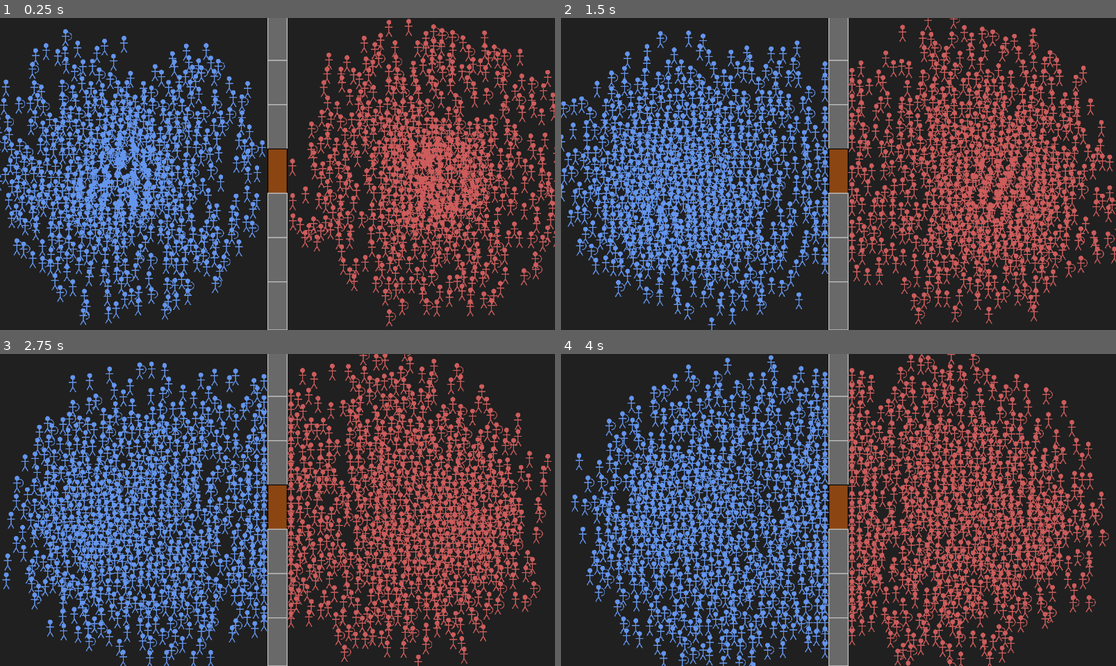
Above: before the commit, frames 1-4 (two rows, left to right).
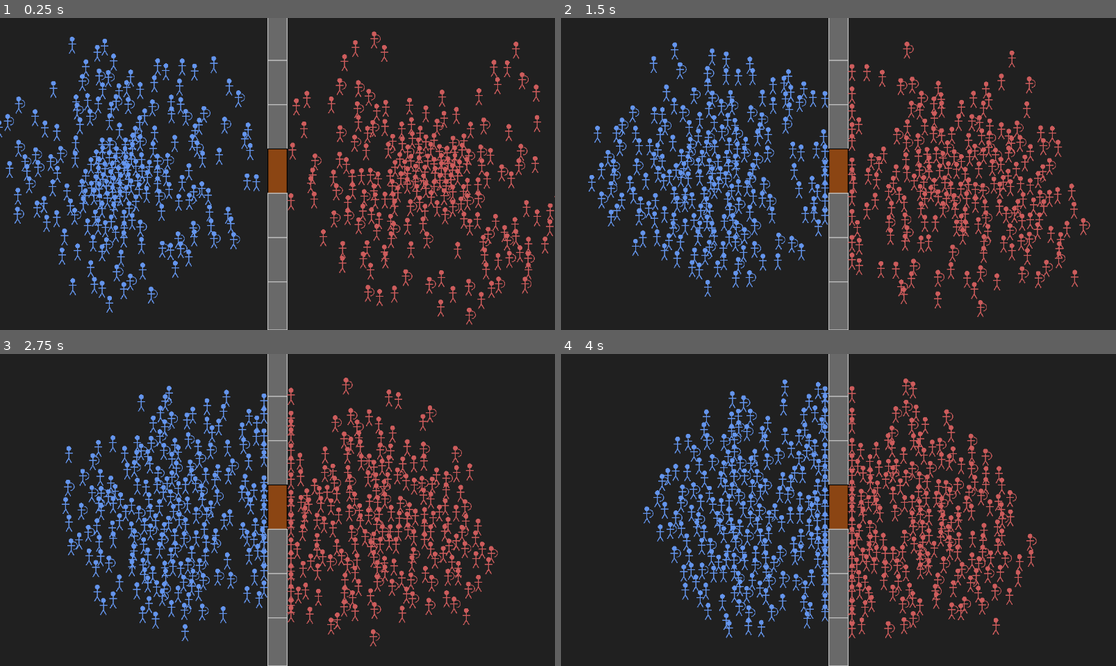
Above: after the commit, the same moments.

Repository: iss0wind-art/1st_game
Game: Godot game, scene res://scenes/Main.tscn
The game is run twice, just before and just after one commit, with the same random seed, the same clock (stepped at 60 frames per second) and the same inputs.
Inputs:
- Up to frame 1 (0.25 s): no input
- Up to frame 2 (1.5 s): no input
- Up to frame 3 (2.75 s): no input
- Up to frame 4 (4 s): no input

The runs differ from the first frame. In frame 1, 32% of the frame differs, in the area x 0-100%, y 0-99%; in frame 2, 36%; in frame 3, 37%, in the area x 0-100%, y 0-100%; in frame 4, 37%.

Commit message:
chore: scale down unit count to 200:200 for stability

Diff:
--- a/새-게임-프로젝트/scenes/Main.tscn
+++ b/새-게임-프로젝트/scenes/Main.tscn
@@ -18,7 +18,7 @@
 player_spawn_center = Vector2(250, 324)
 enemy_spawn_center = Vector2(900, 324)
 spawn_radius = 300.0
-unit_count_per_team = 600
+unit_count_per_team = 200
 
 [node name="Camera2D" type="Camera2D" parent="."]
 anchor_mode = 0
--- a/새-게임-프로젝트/scripts/Spawner.gd
+++ b/새-게임-프로젝트/scripts/Spawner.gd
@@ -5,7 +5,7 @@
 @export var player_spawn_center: Vector2 = Vector2(250, 324)
 @export var enemy_spawn_center: Vector2 = Vector2(900, 324)
 @export var spawn_radius: float = 300.0
-@export var unit_count_per_team: int = 600
+@export var unit_count_per_team: int = 200
 
 func _ready():
 	print("Spawner: Starting to spawn units and walls...")
